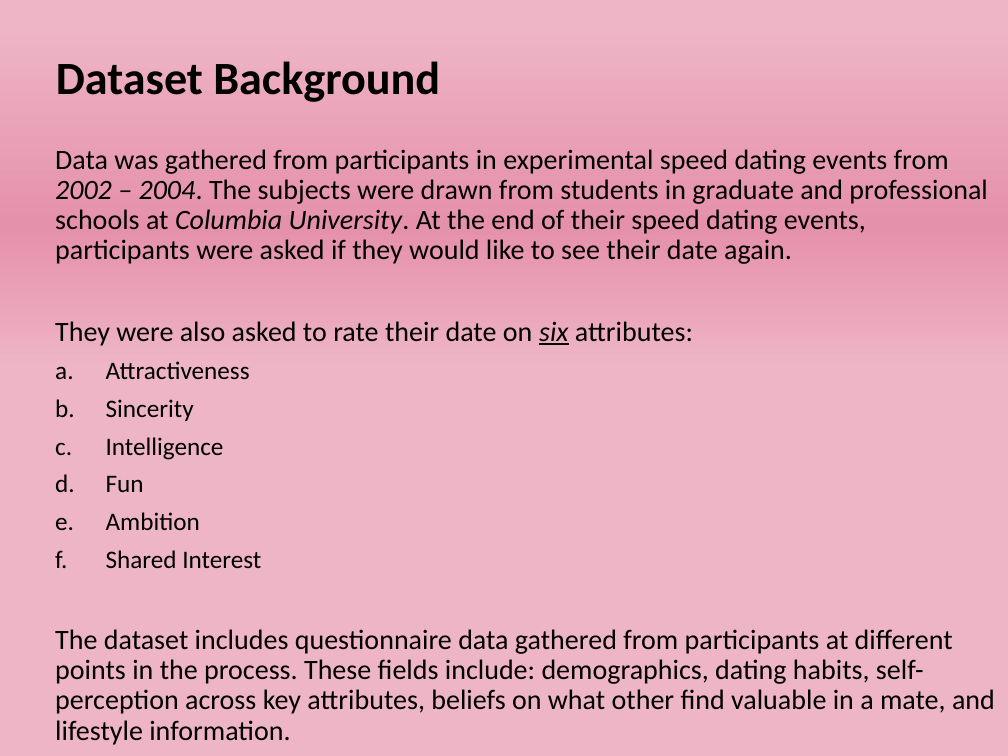
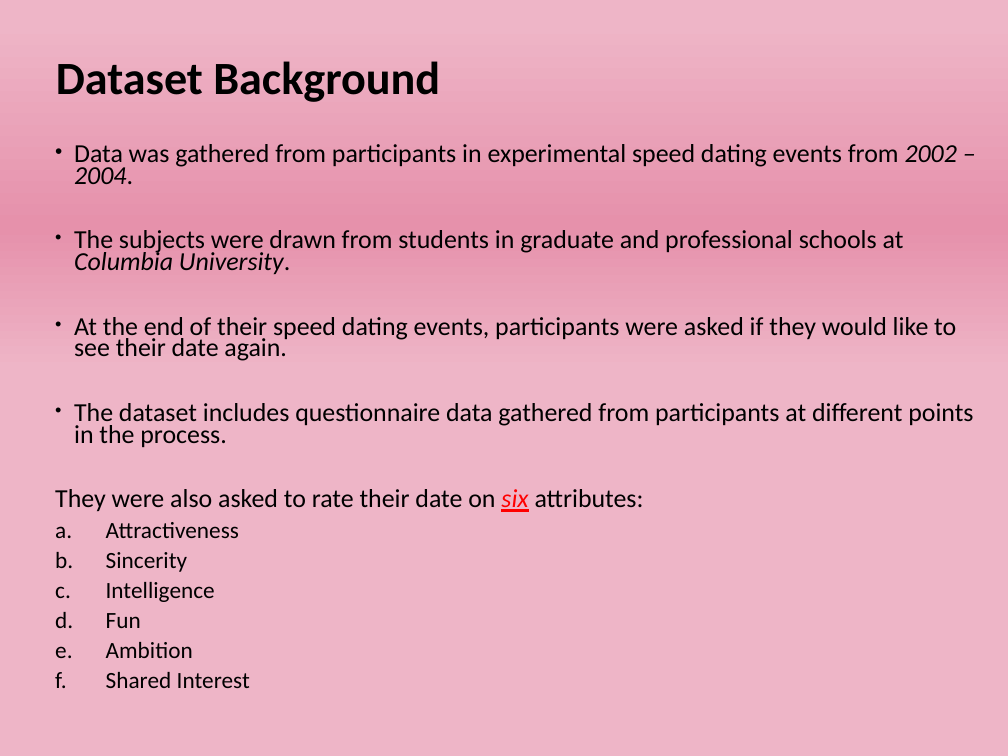
Before and after one commit to nycdatasci/bootcamp007_project, a slide deck: slide 3 of Project1-ExploreVis/Boyang_Dai/speed_dating.pptx. Drawn at 1008x756 pixels with LibreOffice and Linux fonts; fonts in the diff are those of the drawing. Boxes give left, top, right and bottom in pixels: in the first picture for what was removed or moved away, otherwise in the second. Text is boxed around its words. In the diff, an @@ line names an element or a change of style, - is before the commit and + after.

Commit message:
Dating
Dating

```diff
--- a/Project1-ExploreVis/Boyang_Dai/speed_dating.pptx
+++ b/Project1-ExploreVis/Boyang_Dai/speed_dating.pptx
@@ text at [74,144,973,448]: text changed; size 20 to 18.5 pt @@
-Data was gathered from participants in experimental speed dating events from 2002 – 2004. The subjects were drawn from students in graduate and professional schools at Columbia University. At the end of their speed dating events, participants were asked if they would like to see their date again.
+• Data was gathered from participants in experimental speed dating events from 2002 – 2004.
+• The subjects were drawn from students in graduate and professional schools at Columbia University.
+• At the end of their speed dating events, participants were asked if they would like to see their date again.
+• The dataset includes questionnaire data gathered from participants at different points in the process.
@@ text at [55,489,644,688]: size 20 to 18.5 pt in "They were also asked to rate their ..."; text colour #000000 to #FF0000 in "six"; size 18 to 16.6 pt in "Attractiveness", "Sincerity", "Intelligence", "Fun" and 2 more places; line spacing 0.9 to 0.7 @@
@@ text at [55,629,995,745]: paragraph removed @@
-The dataset includes questionnaire data gathered from participants at different points in the process. These fields include: demographics, dating habits, self-perception across key attributes, beliefs on what other find valuable in a mate, and lifestyle information.
```
Also in this commit, not shown: 1 other slide changed.
